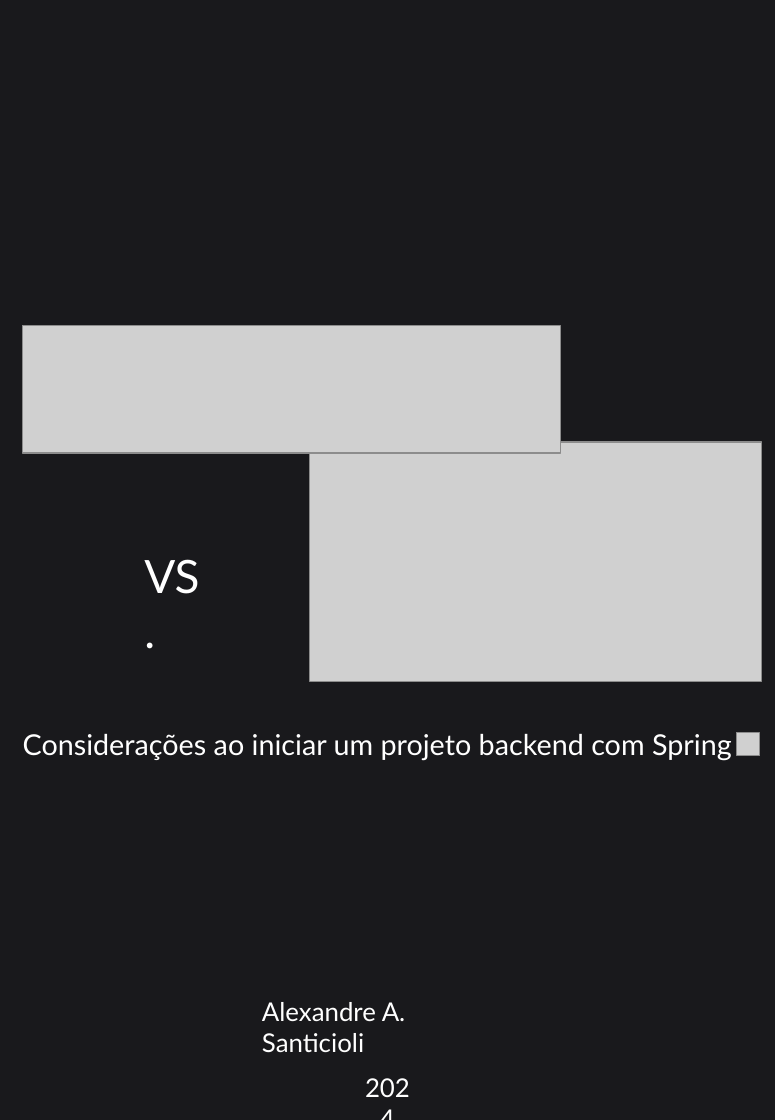
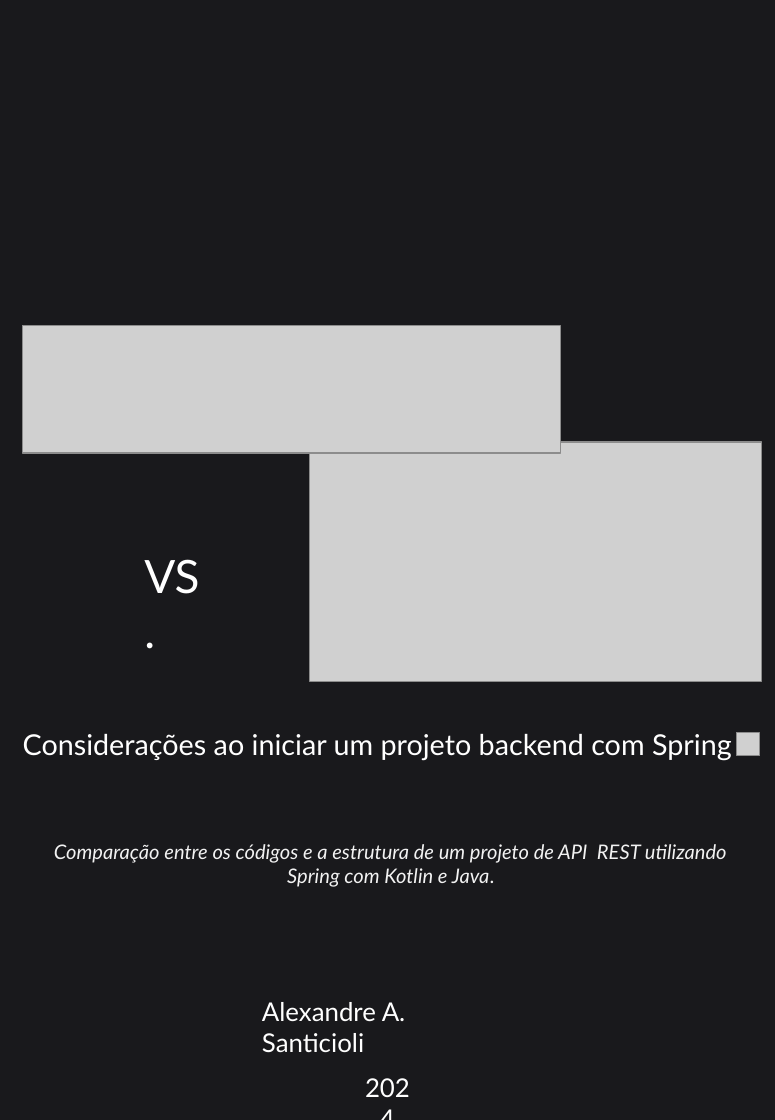
Before and after one commit to AASanticioli/Santander_2024_Fundamentos_de_IA_para_Devs_Ebook_com_ChatGPT, a slide deck: slide 1 of kotlinb_vs_java_ebook.pptx. Drawn at 775x1120 pixels with LibreOffice and Linux fonts; fonts in the diff are those of the drawing; grey boxes stand for pictures. Boxes give left, top, right and bottom in pixels: in the first picture for what was removed or moved away, otherwise in the second. Text is boxed around its words. In the diff, an @@ line names an element or a change of style, - is before the commit and + after.

Commit message:
refactor: add folder description

```diff
--- a/kotlinb_vs_java_ebook.pptx
+++ b/kotlinb_vs_java_ebook.pptx
@@ text added at (54,844,727,887), 14 pt, text #F2F2F2, italic @@
+Comparação entre os códigos e a estrutura de um projeto de API REST utilizando Spring com Kotlin e Java.
```
